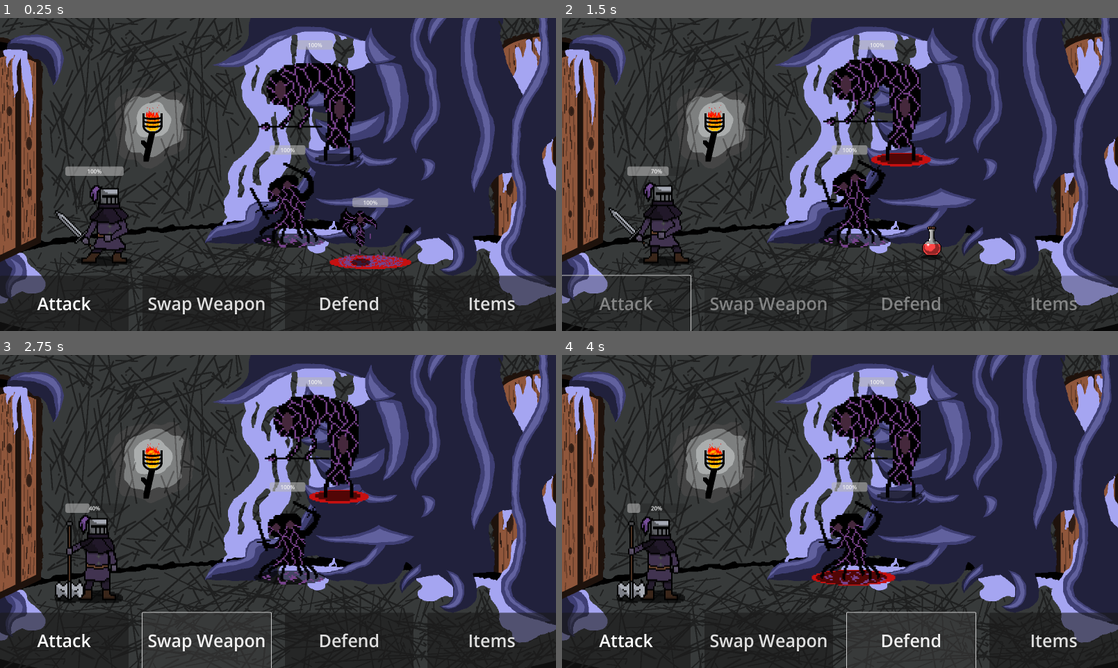
Above: before the commit, frames 1-4 (two rows, left to right).
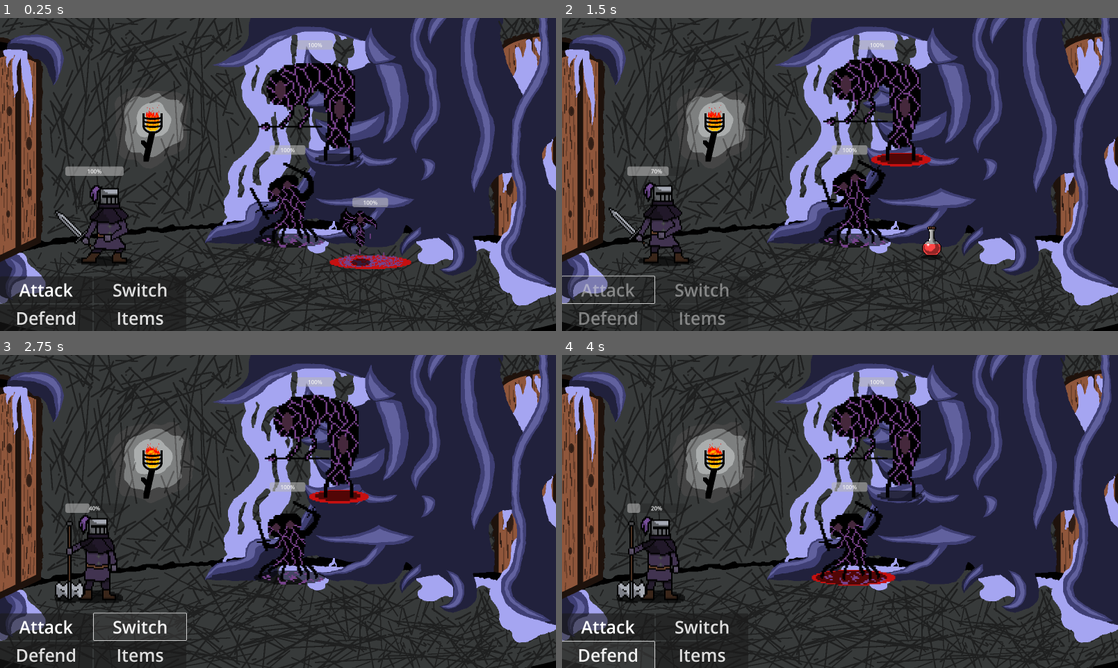
Above: after the commit, the same moments.

Repository: mwingerden/Shinko
Game: Godot game, scene res://Scenes/Levels/level_1.tscn
The game is run twice, just before and just after one commit, with the same random seed, the same clock (stepped at 60 frames per second) and the same inputs.
Inputs:
- Up to frame 1 (0.25 s): no input
- Up to frame 2 (1.5 s): click "Attack" at 0.5 s; hold Up (ui_up) from 1.28 s (still down)
- Up to frame 3 (2.75 s): release Up (ui_up) at 2 s; click "Swap Weapon" (after the commit: "Switch") at 2 s
- Up to frame 4 (4 s): click "Defend" at 2.75 s; hold Down (ui_down) from 3.53 s (still down)

The runs differ from the first frame. In frame 1, 2.4% of the frame differs, in the area x 0-100%, y 82-99%; in frame 2, 2.3%; in frame 3, 2.6%, in the area x 0-100%, y 82-100%; in frame 4, 2.6%.

Commit message:
resized the menu items

Diff:
--- a/Scenes/Levels/level_1.tscn
+++ b/Scenes/Levels/level_1.tscn
@@ -81,17 +81,15 @@
 grow_vertical = 0
 theme_override_styles/panel = SubResource("StyleBoxFlat_5bpa1")
 
-[node name="HBoxContainer" type="HBoxContainer" parent="Actions/Panel"]
-layout_mode = 1
-anchors_preset = 12
-anchor_top = 1.0
-anchor_right = 1.0
-anchor_bottom = 1.0
-offset_top = -160.0
-grow_horizontal = 2
-grow_vertical = 0
-theme_override_constants/separation = 40
-alignment = 1
+[node name="HBoxContainer" type="GridContainer" parent="Actions/Panel"]
+layout_mode = 1
+anchors_preset = 2
+anchor_top = 1.0
+anchor_bottom = 1.0
+offset_top = -158.0
+offset_right = 536.0
+grow_vertical = 0
+columns = 2
 
 [node name="Attack" type="Button" parent="Actions/Panel/HBoxContainer"]
 layout_mode = 2
@@ -103,11 +101,11 @@
 text = "Attack
 "
 
-[node name="Swap Weapon" type="Button" parent="Actions/Panel/HBoxContainer"]
-layout_mode = 2
-size_flags_horizontal = 3
-theme_override_font_sizes/font_size = 50
-text = "Swap Weapon
+[node name="Switch" type="Button" parent="Actions/Panel/HBoxContainer"]
+layout_mode = 2
+size_flags_horizontal = 3
+theme_override_font_sizes/font_size = 50
+text = "Switch
 "
 
 [node name="Defend" type="Button" parent="Actions/Panel/HBoxContainer"]
@@ -143,37 +141,35 @@
 grow_vertical = 0
 theme_override_styles/panel = SubResource("StyleBoxFlat_5bpa1")
 
-[node name="HBoxContainer" type="HBoxContainer" parent="Items/Panel"]
-layout_mode = 1
-anchors_preset = 12
-anchor_top = 1.0
-anchor_right = 1.0
-anchor_bottom = 1.0
-offset_top = -160.0
-grow_horizontal = 2
-grow_vertical = 0
-theme_override_constants/separation = 40
-alignment = 1
+[node name="HBoxContainer" type="GridContainer" parent="Items/Panel"]
+layout_mode = 1
+anchors_preset = 2
+anchor_top = 1.0
+anchor_bottom = 1.0
+offset_top = -197.0
+offset_right = 325.0
+grow_vertical = 0
 
 [node name="Health" type="Button" parent="Items/Panel/HBoxContainer"]
 layout_mode = 2
 size_flags_horizontal = 3
 theme_override_colors/font_color = Color(1, 1, 1, 1)
 theme_override_colors/font_hover_color = Color(0, 0, 0, 1)
-theme_override_font_sizes/font_size = 50
+theme_override_font_sizes/font_size = 40
 theme_override_styles/hover = SubResource("StyleBoxFlat_ubs5f")
-text = "Health"
+text = "Health Potion"
 
 [node name="Shield" type="Button" parent="Items/Panel/HBoxContainer"]
 layout_mode = 2
 size_flags_horizontal = 3
-theme_override_font_sizes/font_size = 50
-text = "Shield"
+theme_override_font_sizes/font_size = 40
+text = "Shield Potion
+"
 
 [node name="Back" type="Button" parent="Items/Panel/HBoxContainer"]
 layout_mode = 2
 size_flags_horizontal = 3
-theme_override_font_sizes/font_size = 50
+theme_override_font_sizes/font_size = 40
 text = "Back"
 
 [node name="Battle" type="Node2D" parent="."]
@@ -196,7 +192,7 @@
 position = Vector2(41, 183)
 
 [connection signal="pressed" from="Actions/Panel/HBoxContainer/Attack" to="Battle" method="_on_attack_pressed"]
-[connection signal="pressed" from="Actions/Panel/HBoxContainer/Swap Weapon" to="Battle" method="_on_swap_weapon_pressed"]
+[connection signal="pressed" from="Actions/Panel/HBoxContainer/Switch" to="Battle" method="_on_swap_weapon_pressed"]
 [connection signal="pressed" from="Actions/Panel/HBoxContainer/Defend" to="Battle" method="_on_defend_pressed"]
 [connection signal="pressed" from="Actions/Panel/HBoxContainer/Items" to="Battle" method="_on_items_pressed"]
 [connection signal="pressed" from="Items/Panel/HBoxContainer/Health" to="Battle" method="_on_health_pressed"]
--- a/Scripts/Levels/battle.gd
+++ b/Scripts/Levels/battle.gd
@@ -183,7 +183,7 @@
 
 func disable_buttons(value):
 	$"../Actions/Panel/HBoxContainer/Attack".disabled = value
-	$"../Actions/Panel/HBoxContainer/Swap Weapon".disabled = value
+	$"../Actions/Panel/HBoxContainer/Switch".disabled = value
 	$"../Actions/Panel/HBoxContainer/Defend".disabled = value
 	$"../Actions/Panel/HBoxContainer/Items".disabled = value
 
